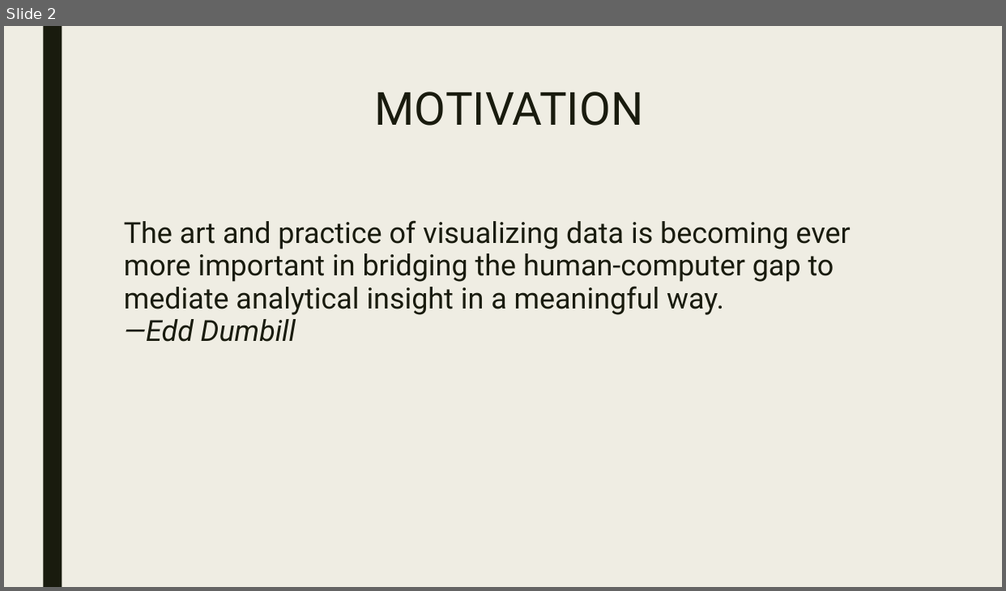
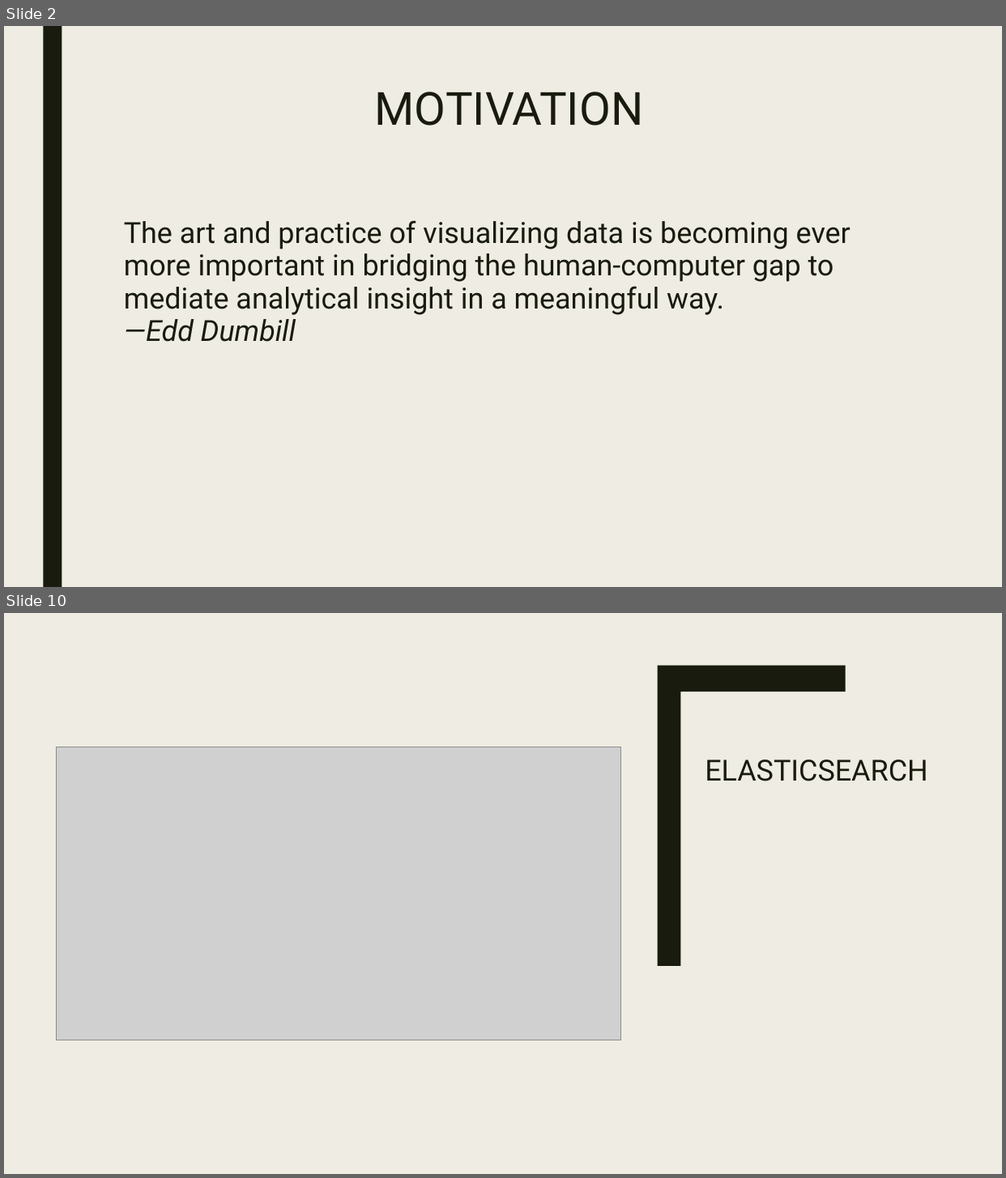
Before and after one commit to CUBigDataClass/Indian-Premier-League, a slide deck: Data Analysis & Visualisations of IPL.pptx. Shown one above the other, each under a label of ours: slide 2 before the commit, slides 2 and 10 after it; the slides between them are not shown. The pictures are 1006x591 and 1006x1178 pixels, drawn with LibreOffice and Linux fonts; fonts in the diff are those of the drawing; grey boxes stand for pictures. Boxes give left, top, right and bottom in pixels: in the first picture for what was removed or moved away, otherwise in the second. Text is boxed around its words. In the diff, an @@ line names an element or a change of style, - is before the commit and + after.

```diff
--- a/Data Analysis & Visualisations of IPL.pptx
+++ b/Data Analysis & Visualisations of IPL.pptx
@@ slide 10 added at [4, 613, 1002, 1174], background #EFEDE3; not listed: 1 template element that a slide beside it also shows @@
@@ rectangle added at [4, 613, 1002, 1174], fill #EFEDE3 @@
@@ freeform shape added at [658, 666, 846, 966], fill #191B0E @@
@@ picture added at [56, 747, 621, 1041] @@
@@ title added at [705, 760, 927, 781], 28 pt, text #191B0E @@
+ELASTICSEARCH
```
Also in this commit, not shown: 1 slide changed, 11 other slides added.
